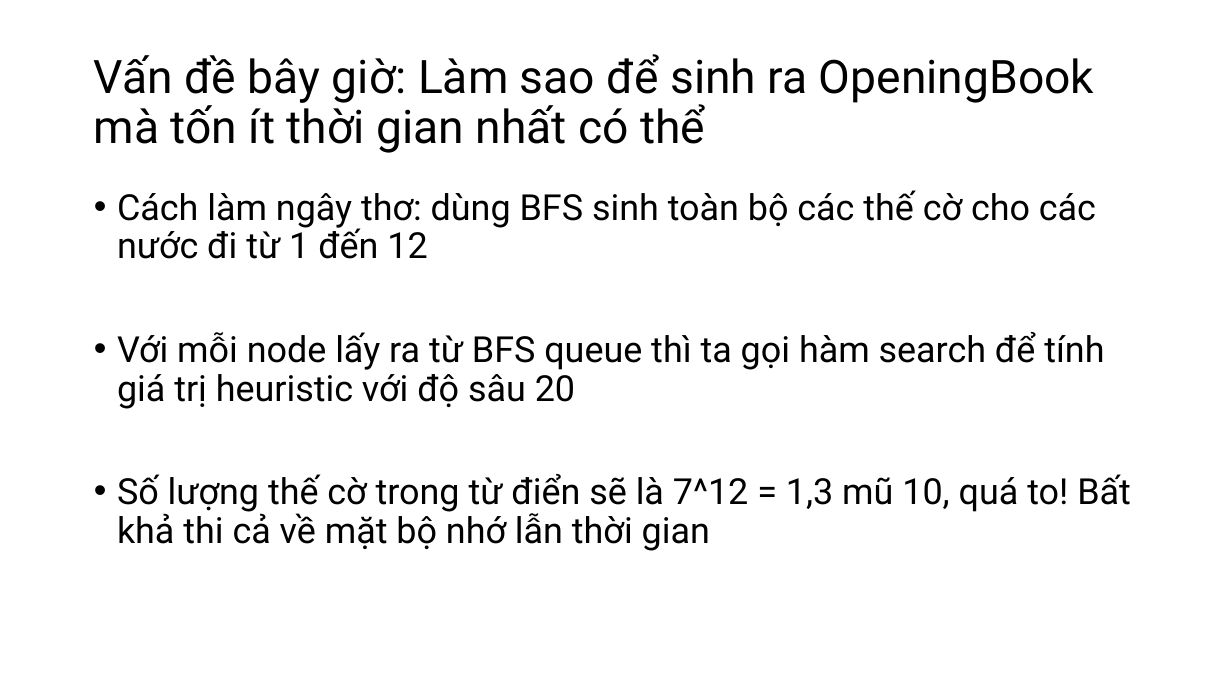
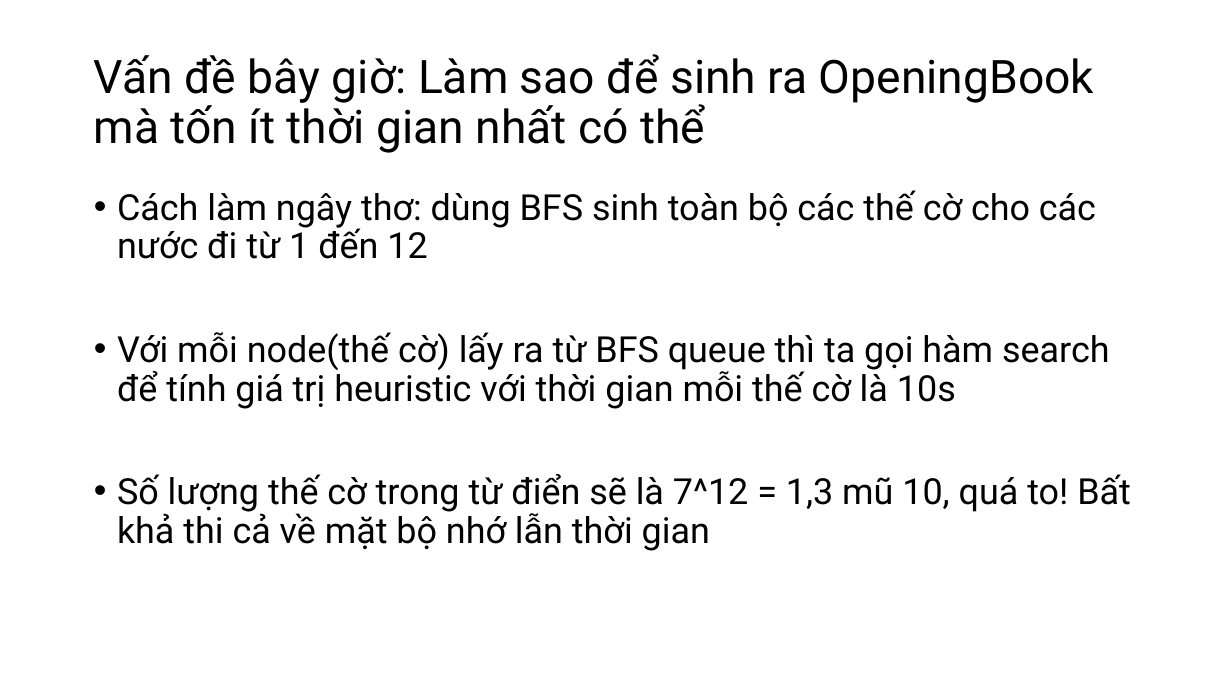
Before and after one commit to Binhbocnc1234/ConnectX---Manh-Nghia-Binh, a slide deck: slide 2 of Slides/OpeningBook.pptx. Drawn at 1232x693 pixels with LibreOffice and Linux fonts; fonts in the diff are those of the drawing. Boxes give left, top, right and bottom in pixels: in the first picture for what was removed or moved away, otherwise in the second. Text is boxed around its words. In the diff, an @@ line names an element or a change of style, - is before the commit and + after.

Commit message:
FixOpeningBook

```diff
--- a/Slides/OpeningBook.pptx
+++ b/Slides/OpeningBook.pptx
@@ text at box(117, 332, 1109, 409): text changed @@
-• Với mỗi node lấy ra từ BFS queue thì ta gọi hàm search để tính giá trị heuristic với độ sâu 20
+• Với mỗi node(thế cờ) lấy ra từ BFS queue thì ta gọi hàm search để tính giá trị heuristic với thời gian mỗi thế cờ là 10s
```
Also in this commit, not shown: 3 other slides changed, 41 other files.
